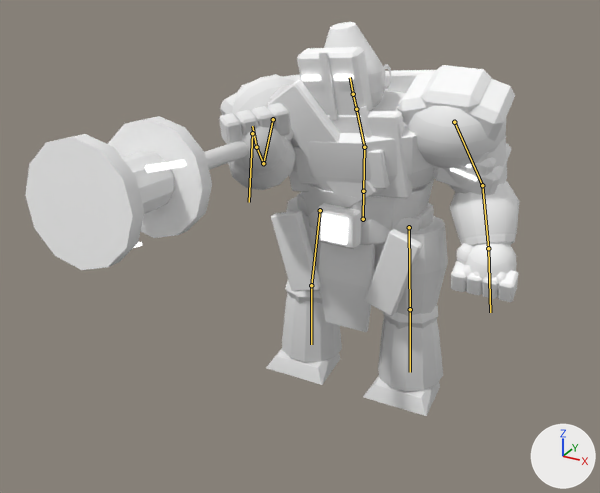
What one commit did to the glTF model client/public/assets/models/earth_spirit.glb.
Both versions are drawn from a 50 mm lens placed at (1.89, -4.23, 2.92), pointed at (0.03, -0.85, 1.23). Arrows for +X, +Y and +Z are at lower right; the lights stay in place. The first picture is the older version. Both versions are drawn at frame 14 of the action 'attack'; the numbers are the values there. The bones that change, and the others that lie on the model, are drawn over the model as lines.

The first picture shows 'earth_spirit'.
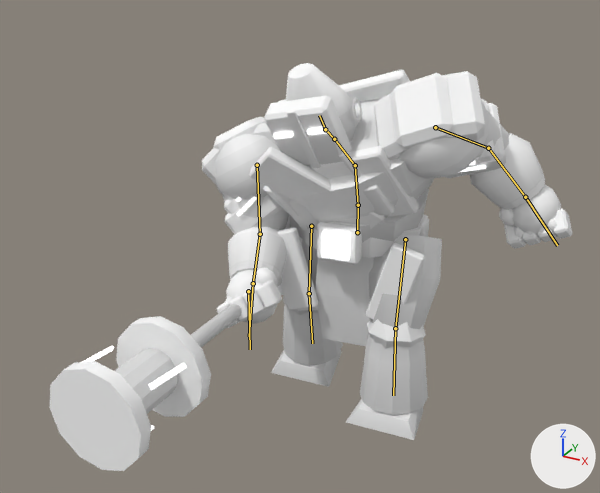
Changed parts and their boxes [x1, y1, x2, y2] in the pictures (600 x 493 px):
'earth_spirit', posed: before [25, 22, 520, 416]; after [50, 63, 572, 471]
bone 'hips', root to tip: before (363, 219) to (363, 191); after (357, 232) to (358, 205)
bone 'spine', root to tip: before (363, 191) to (364, 147); after (358, 205) to (355, 165)
bone 'chest', root to tip: before (364, 147) to (356, 109); after (355, 165) to (334, 139)
bone 'head', root to tip: before (353, 94) to (350, 77); after (325, 129) to (319, 115)
bone 'upper_arm.L', root to tip: before (454, 122) to (482, 185); after (435, 127) to (488, 148)
bone 'upper_arm.R', root to tip: before (273, 119) to (263, 163); after (257, 165) to (260, 234)
bone 'forearm.R', root to tip: before (263, 163) to (256, 147); after (260, 234) to (253, 283)
bone 'weapon', root to tip: before (252, 133) to (249, 202); after (248, 291) to (250, 349)
bone 'thigh.L', root to tip: before (409, 227) to (410, 309); after (405, 239) to (395, 328)
bone 'shin.L', root to tip: before (410, 309) to (410, 372); after (395, 328) to (393, 395)
bone 'thigh.R', root to tip: before (320, 210) to (311, 285); after (311, 226) to (309, 293)

What the commit changed:
Bone 'hips' (bone_hips) moves from (0.0, 0.0, 0.0) to (0.0, -0.059, 0.079).
Bone 'hips' (bone_hips) turns from (0, 0, 0) to (0, 7, 0) degrees about its own x, y and z.
Bone 'spine' (bone_spine) turns from (0, 0, 0) to (13, 0, 0) degrees about its own x, y and z.
Bone 'chest' (bone_chest) turns from (10, 0, 7) to (18, 0, 19) degrees about its own x, y and z.
Bone 'head' (bone_head) turns from (0, 0, 0) to (-5, 0, -7) degrees about its own x, y and z.
Bone 'upper_arm.L' (bone_upper_arm_l) turns from (5, 0, 13) to (21, 0, 13) degrees about its own x, y and z.
Bone 'upper_arm.R' (bone_upper_arm_r) turns from (-80, 0, 4) to (-39, 0, 11) degrees about its own x, y and z.
Bone 'forearm.R' (bone_forearm_r) turns from (-16, 0, 0) to (-6, 0, 0) degrees about its own x, y and z.
Bone 'weapon' (bone_weapon) moves from (0.044, 0.13, -0.099) to (0.003, 0.13, -0.024).
Bone 'weapon' (bone_weapon) turns from (-156, -48, -4) to (-90, -30, -19) degrees about its own x, y and z.
Bone 'thigh.L' (bone_thigh_l) turns from (0, 0, 0) to (-23, 0, 0) degrees about its own x, y and z.
Bone 'shin.L' (bone_shin_l) turns from (0, 0, 0) to (18, 0, 0) degrees about its own x, y and z.
Bone 'thigh.R' (bone_thigh_r) turns from (0, 0, 0) to (12, 0, 0) degrees about its own x, y and z.
